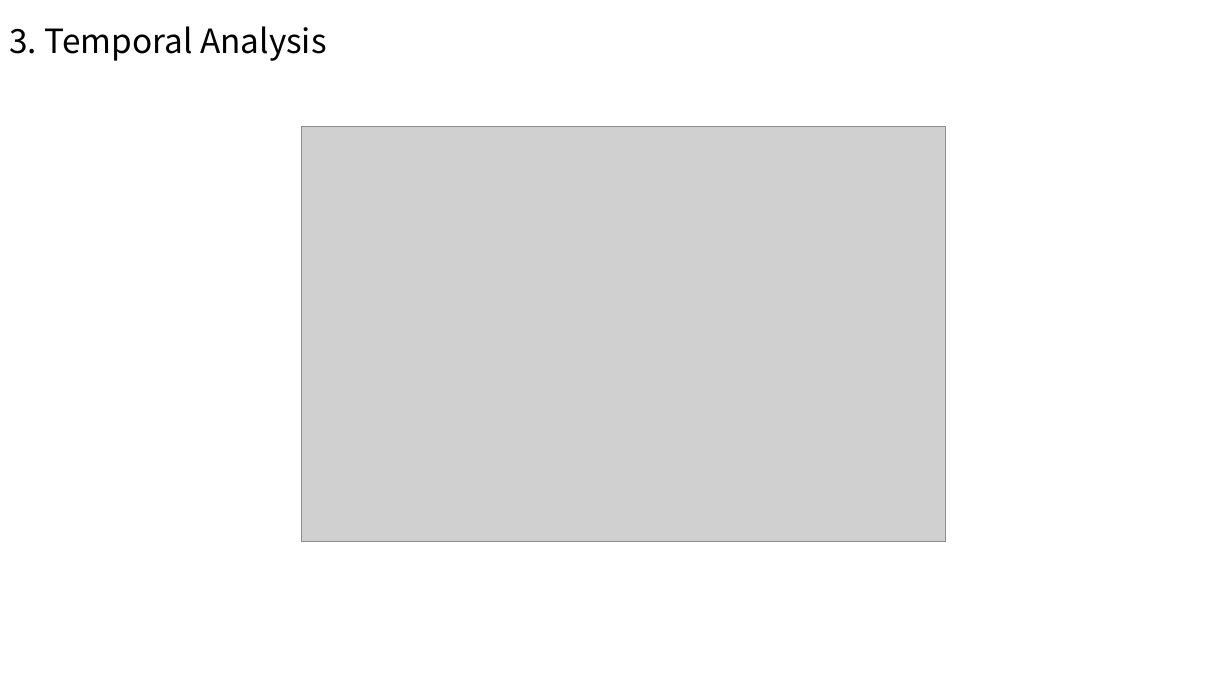
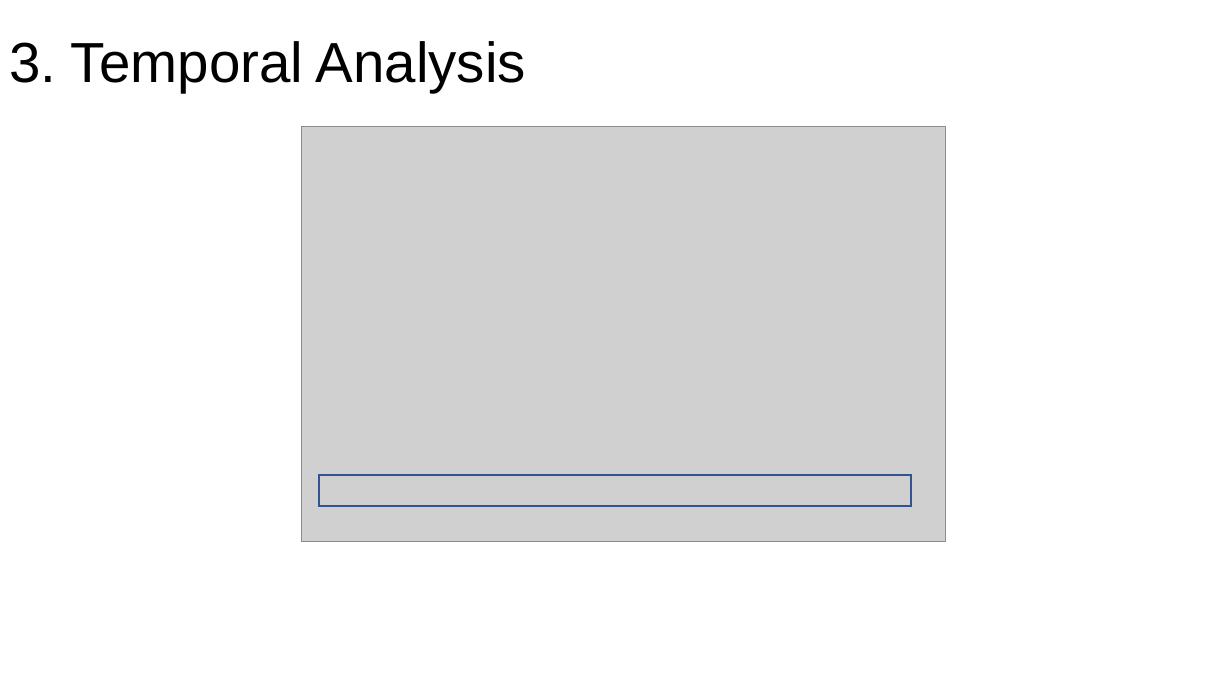
Before and after one commit to Xiaoyi-Wu0711/mobility_covid-19, a slide deck: slide 9 of doc/mid_term.pptx. Drawn at 1232x693 pixels with LibreOffice and Linux fonts; fonts in the diff are those of the drawing; grey boxes stand for pictures. Boxes give left, top, right and bottom in pixels: in the first picture for what was removed or moved away, otherwise in the second. Text is boxed around its words. In the diff, an @@ line names an element or a change of style, - is before the commit and + after.

```diff
--- a/doc/mid_term.pptx
+++ b/doc/mid_term.pptx
@@ title "3. Temporal Analysis" at (9,41,526,92): size 26 to 44 pt, font Noto Sans CJK SC to Arial; line spacing 0.9 to 1.5 @@
@@ rectangle added at (319,475,911,506), outline #325491 1 pt @@
```
Also in this commit, not shown: 11 other slides changed.
